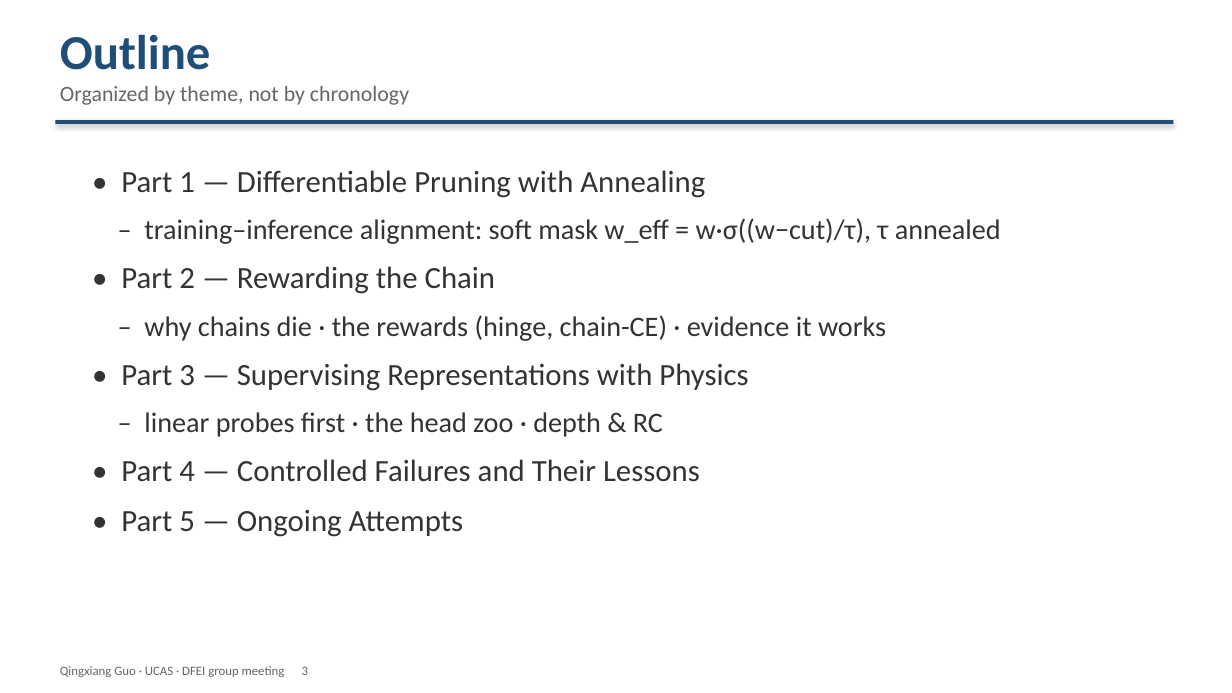
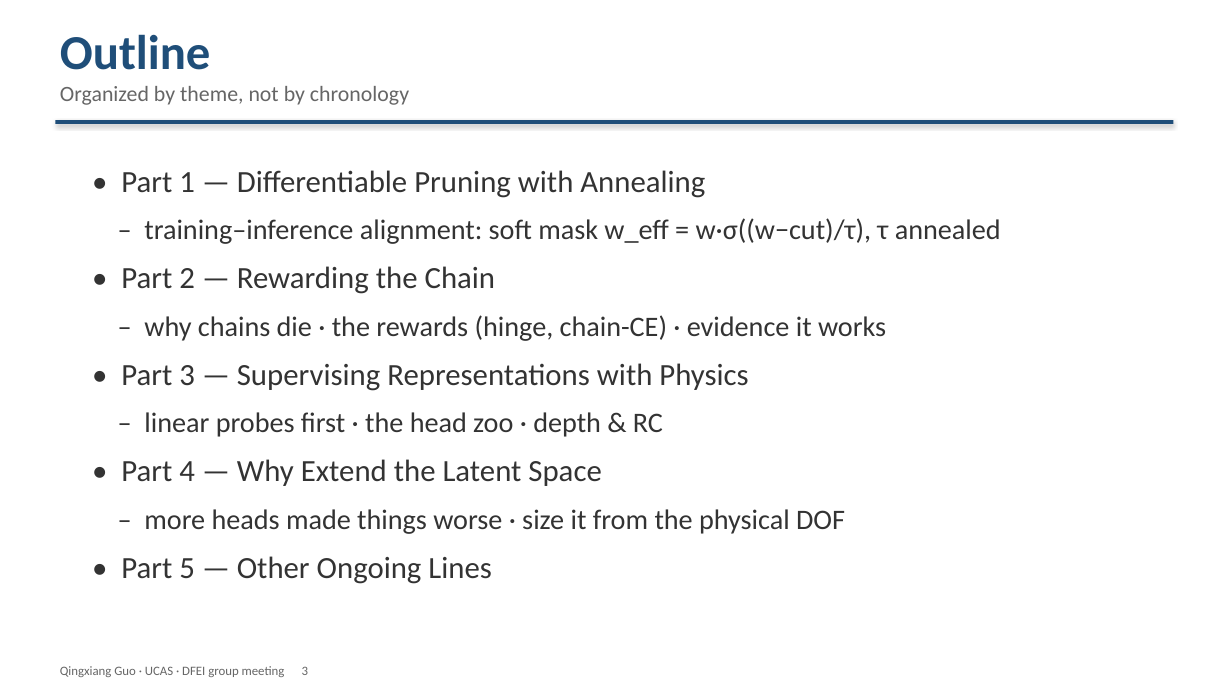
Before and after one commit to Aniedrew/dfei_ift, a slide deck: slide 3 of meeting_figs/DFEI_progress_20260902_EN.pptx. Drawn at 1232x693 pixels with LibreOffice and Linux fonts; fonts in the diff are those of the drawing. Boxes give left, top, right and bottom in pixels: in the first picture for what was removed or moved away, otherwise in the second. Text is boxed around its words. In the diff, an @@ line names an element or a change of style, - is before the commit and + after.

Commit message:
docs: rewrite Part 4 as latent-space argument; drop the PV part
- S15: more heads made things worse (v48: aux 0.877 > main 0.559,
  AllParticles 55.9 -> 50.6) -> the 16-dim space is saturated
- S16: size the latent space from physics — new latent_dof figure
  (track ~12-14 physical DOF + serves 9 heads -> 16-dim at the lower
  bound; v53 widens nodes 32 / tt edges 24)
- S17: slimmed Part 5 (public data, learned DA, chain scorer);
  S18: next steps; PV-subgraph line removed entirely (18 pages)

```diff
--- a/meeting_figs/DFEI_progress_20260902_EN.pptx
+++ b/meeting_figs/DFEI_progress_20260902_EN.pptx
@@ text at [121,459,845,584]: text changed @@
-• Part 4 — Controlled Failures and Their Lessons
-• Part 5 — Ongoing Attempts
+• Part 4 — Why Extend the Latent Space
+– more heads made things worse · size it from the physical DOF
+• Part 5 — Other Ongoing Lines
```
Also in this commit, not shown: 2 other slides changed, 2 slides added, 1 slide removed, 3 other files.
